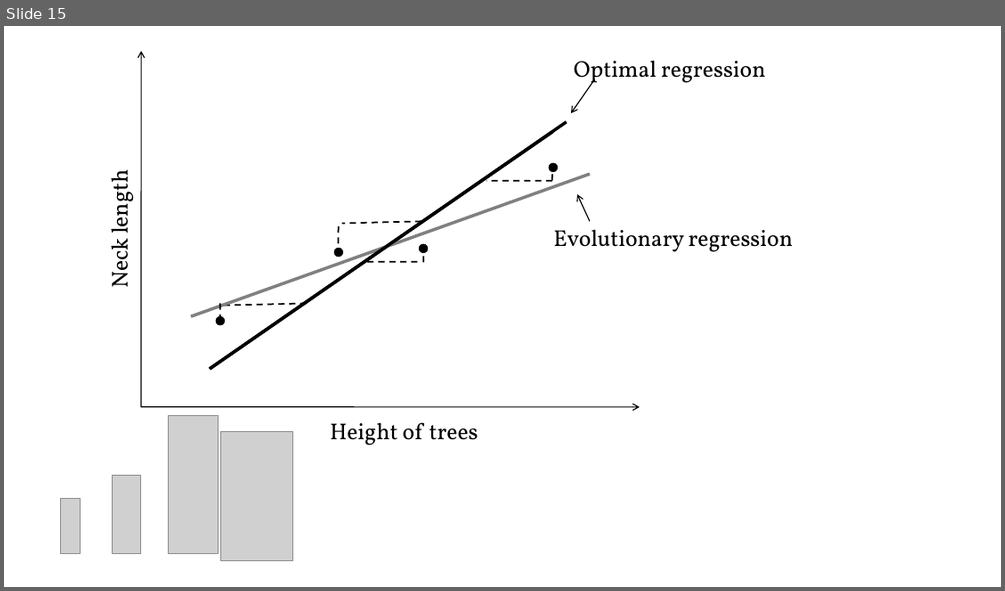
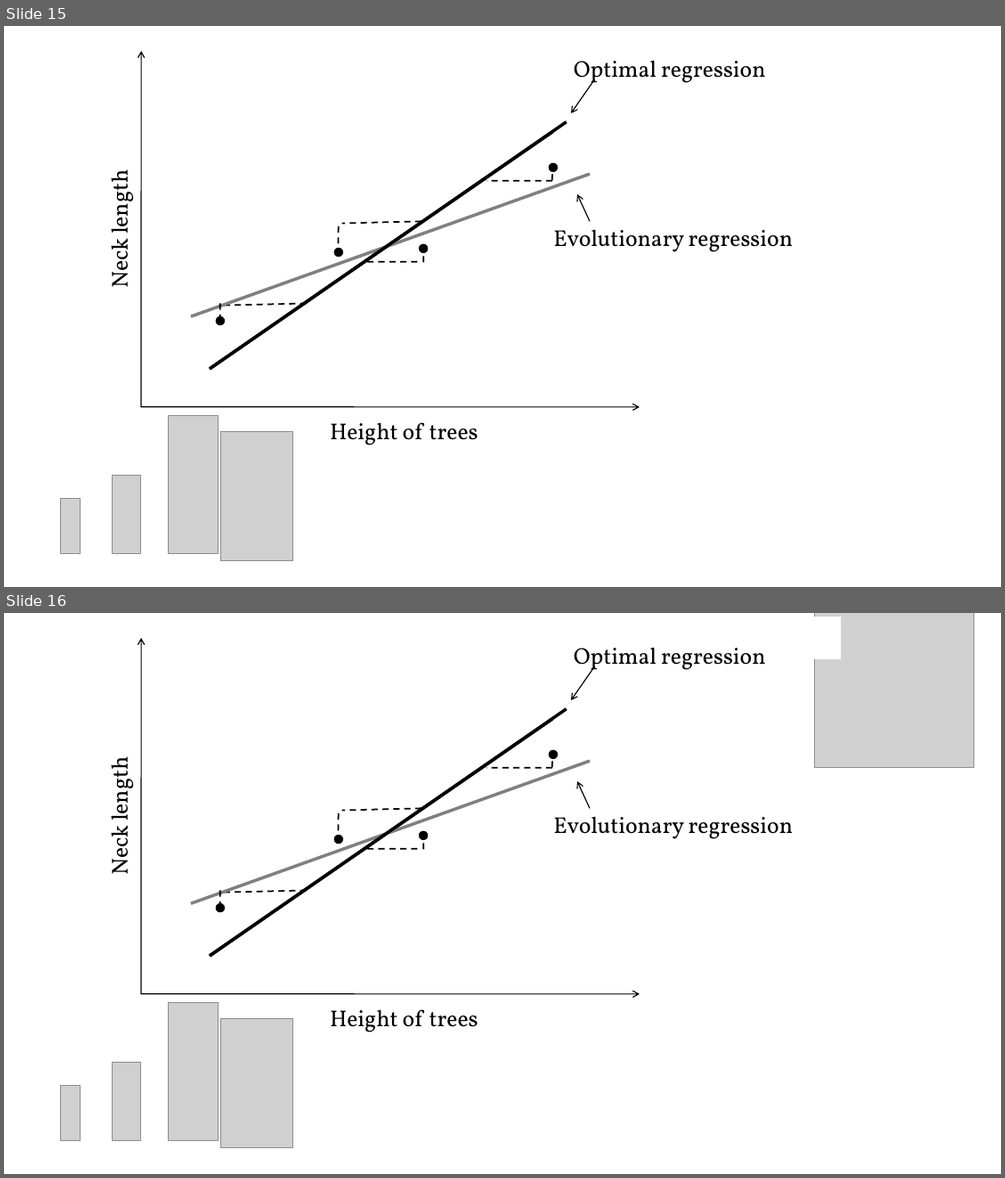
Before and after one commit to FAU-Paleo/apw_2026, a slide deck: docs/data/timeseries/Multivariate models.pptx. Shown one above the other, each under a label of ours: slide 15 before the commit, slides 15 and 16 after it. The pictures are 1005x591 and 1005x1178 pixels, drawn with LibreOffice and Linux fonts; fonts in the diff are those of the drawing; grey boxes stand for pictures. Boxes give left, top, right and bottom in pixels: in the first picture for what was removed or moved away, otherwise in the second. Text is boxed around its words. In the diff, an @@ line names an element or a change of style, - is before the commit and + after.

```diff
--- a/docs/data/timeseries/Multivariate models.pptx
+++ b/docs/data/timeseries/Multivariate models.pptx
@@ slide 16 added at <box>4,613,1001,1174</box>, background #FFFFFF @@
@@ arrow added from (141, 995) to (142, 638), #000000 1 pt @@
@@ rectangle added at <box>797,617,841,659</box>, fill #FFFFFF @@
@@ picture added at <box>814,613,973,768</box> @@
@@ text added at <box>574,647,765,674</box>, 22 pt, text #000000 @@
+Optimal regression
@@ arrow added from (595, 666) to (571, 700), #000000 1 pt @@
@@ line added from (210, 956) to (552, 719), #000000 3 pt @@
@@ line added from (210, 956) to (566, 709), #000000 3 pt @@
@@ text added at <box>102,763,138,874</box>, 22 pt, text #000000 @@
+Neck length
@@ line added from (191, 903) to (590, 761), #808080 3 pt @@
@@ line added from (552, 768) to (486, 768), #000000 1.5 pt dashed @@
@@ ellipse added at <box>550,750,558,759</box>, fill #000000, outline #000000 0.5 pt @@
@@ line added from (552, 750) to (552, 769), #000000 1.5 pt dashed @@
@@ arrow added from (590, 808) to (577, 781), #000000 1 pt @@
@@ line added from (339, 813) to (339, 832), #000000 1.5 pt dashed @@
@@ line added from (421, 808) to (342, 811), #000000 1.5 pt dashed @@
@@ text added at <box>553,816,793,839</box>, 22 pt, text #000000 @@
+Evolutionary regression
@@ ellipse added at <box>334,835,343,844</box>, fill #000000, outline #000000 0.5 pt @@
@@ line added from (418, 849) to (364, 849), #000000 1.5 pt dashed @@
@@ ellipse added at <box>419,831,428,840</box>, fill #000000, outline #000000 0.5 pt @@
@@ line added from (423, 832) to (423, 851), #000000 1.5 pt dashed @@
@@ ellipse added at <box>216,903,225,912</box>, fill #000000, outline #000000 0.5 pt @@
@@ line added from (220, 891) to (220, 909), #000000 1.5 pt dashed @@
@@ line added from (306, 891) to (221, 892), #000000 1.5 pt dashed @@
@@ arrow added from (142, 994) to (639, 994), #000000 1 pt @@
@@ picture added at <box>169,1003,218,1141</box> @@
@@ text added at <box>330,1009,478,1032</box>, 22 pt, text #000000 @@
+Height of trees
@@ picture added at <box>221,1018,293,1149</box> @@
@@ picture added at <box>113,1062,141,1141</box> @@
@@ picture added at <box>60,1085,81,1140</box> @@
```
Also in this commit, not shown: 2 other files.
